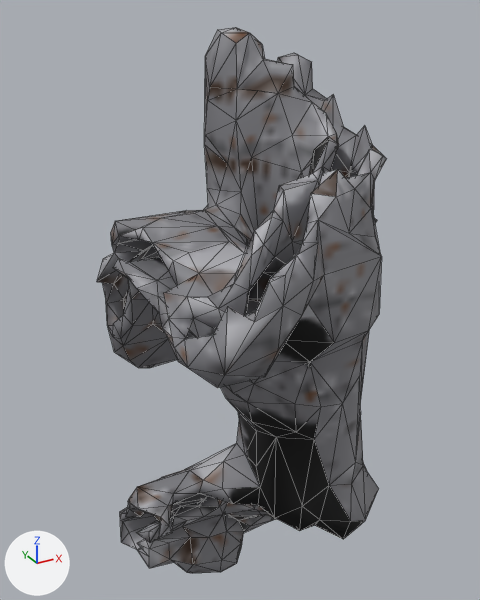
Renders of the glTF model www/proto3d/models/beth/equipment/fitted/orin/orin_plate_common_leg_L_lod1.glb from each side of a commit.
Camera for both pictures: a 50 mm lens placed at (-0.286, -1.017, 0.903), pointed at (0.175, -0.178, 0.483). Arrows for +X, +Y and +Z are at lower left; the lights stay in place. The older version comes first. Mesh edges are drawn as thin lines. Vertices at exactly the same position are counted once.

Script lines for the objects in view, before the commit:
```python
me_orin_plate_common_leg_l_hi_002 = bpy.data.meshes.new('orin_plate_common_leg_L_hi.002')
me_orin_plate_common_leg_l_hi_002.from_pydata(...)  # 1000 vertices, 2024 faces; spans x -0.03..0.492, y -0.459..-0.019, z -0.03..0.877
me_orin_plate_common_leg_l_hi_002.materials.append(mat_orin_plate_common_leg_l_mat)  # picture img_tex_orin_plate_common_leg_l
ob_orin_plate_common_leg_l_lod1 = bpy.data.objects.new('orin_plate_common_leg_L_lod1', me_orin_plate_common_leg_l_hi_002)
ob_orin_plate_common_leg_l_lod1.location = (0.0, 0.0, 0.0)
```
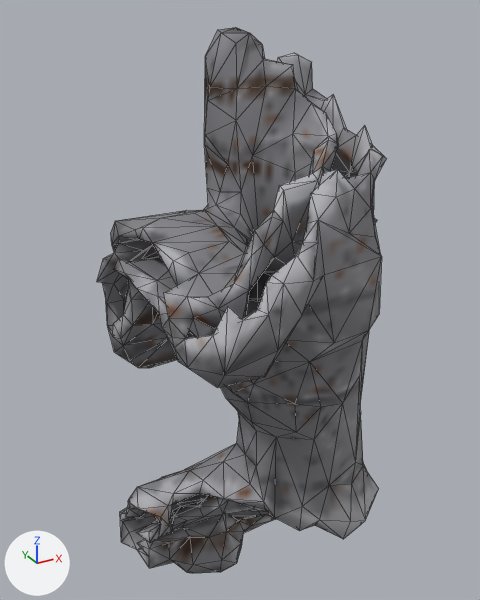
Boxes [x1, y1, x2, y2] around the edits, measured in the pictures (480 x 600 px; the box of a moved part takes in the faces that stretch with it):
```json
{"part": 1, "of": "me_orin_plate_common_leg_l_hi_002", "change": "moved or reshaped", "before": [113, 60, 356, 518], "after": [113, 60, 346, 518]}
{"part": 2, "of": "me_orin_plate_common_leg_l_hi_002", "change": "surface changed", "before": [97, 27, 386, 572], "after": [97, 27, 386, 572]}
```

The change, as JSON lines over the scene's bpy script:
```json
{"block": "me_orin_plate_common_leg_l_hi_002", "where": "# used by ob_orin_plate_common_leg_l_lod1; location = (0.0, 0.0, 0.0)"}
{"op": "remove", "block": "me_orin_plate_common_leg_l_hi_002", "code": "me_orin_plate_common_leg_l_hi_002.from_pydata(...)  # 1000 vertices, 2024 faces; spans x -0.03..0.492, y -0.459..-0.019, z -0.03..0.877"}
{"op": "add", "block": "me_orin_plate_common_leg_l_hi_002", "code": "me_orin_plate_common_leg_l_hi_002.from_pydata(...)  # 1007 vertices, 2038 faces; spans x -0.03..0.492, y -0.459..-0.019, z -0.03..0.877"}
{"block": "me_orin_plate_common_leg_l_hi_002", "change": "me_orin_plate_common_leg_l_hi_002 part 1"}
{"block": "me_orin_plate_common_leg_l_hi_002", "change": "41 vertices are removed from x -0.023..0.423, y -0.456..-0.042, z 0.14..0.8"}
{"block": "me_orin_plate_common_leg_l_hi_002", "change": "188 faces are deleted"}
{"block": "me_orin_plate_common_leg_l_hi_002", "change": "16 vertices move from x 0.05..0.315, y -0.443..-0.062, z 0.149..0.779 to x 0.052..0.319, y -0.443..-0.066, z 0.148..0.781"}
{"block": "me_orin_plate_common_leg_l_hi_002", "change": "48 vertices are added at x -0.028..0.422, y -0.458..-0.04, z 0.142..0.802"}
{"block": "me_orin_plate_common_leg_l_hi_002", "change": "202 new faces join them"}
{"block": "me_orin_plate_common_leg_l_hi_002", "change": "me_orin_plate_common_leg_l_hi_002 part 2: 1774 kept faces spanning x -0.03..0.492, y -0.459..-0.019, z -0.03..0.877 get new texture (UV) coordinates"}
```
